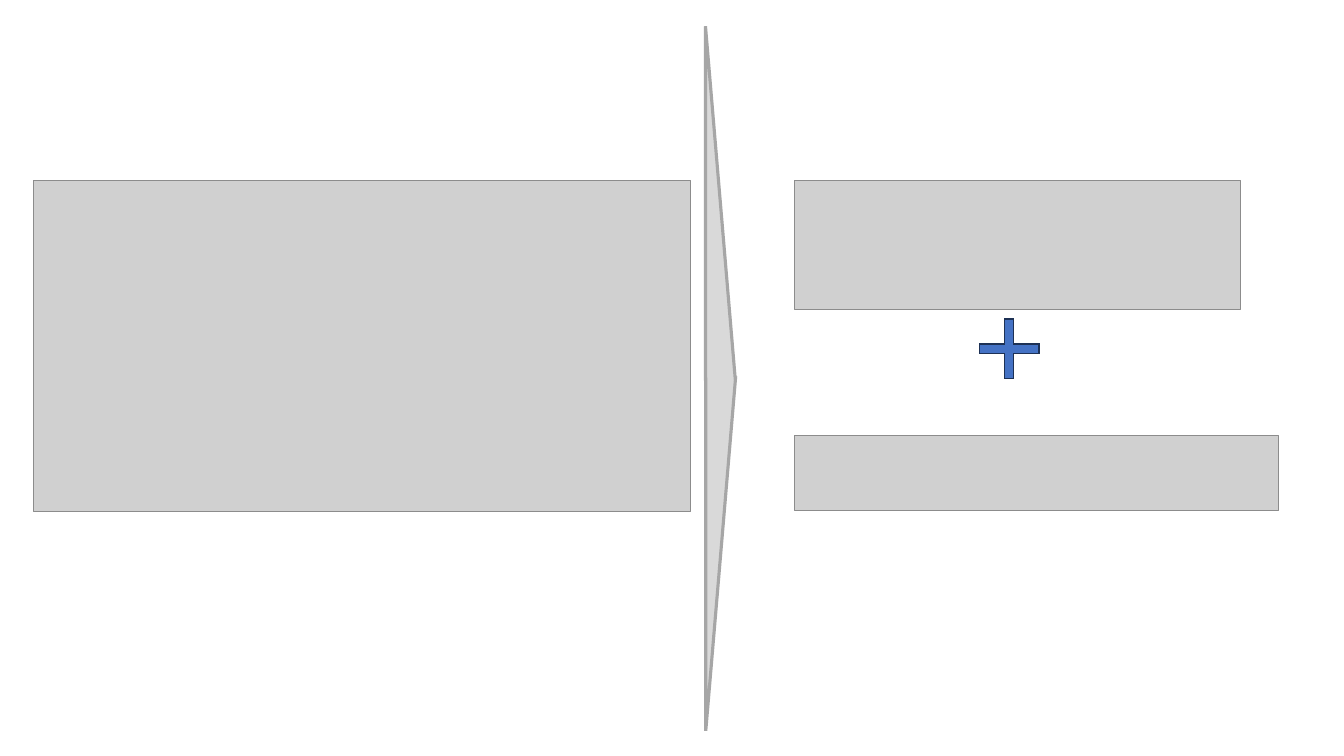
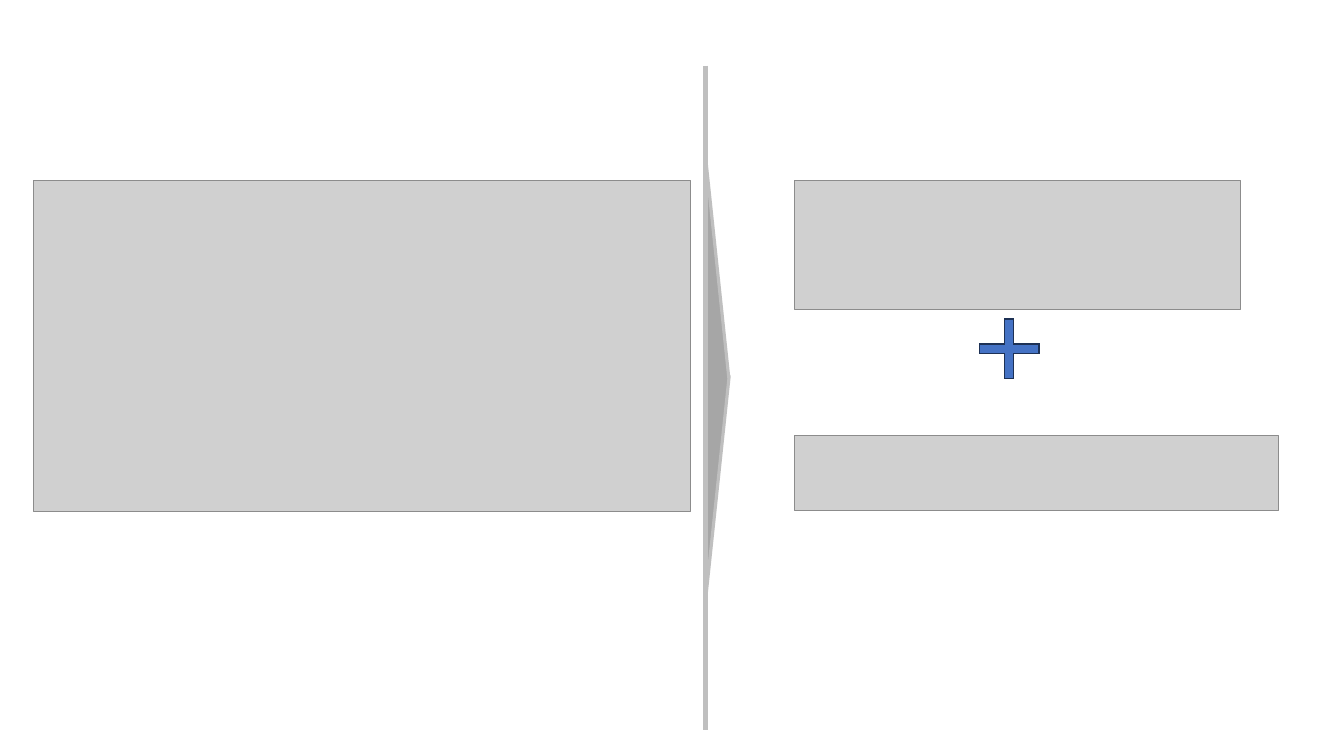
Before and after one commit to LearnWithLlew/TestingBetterWithApprovals.Slides, a slide deck: slide 20 of slides/Testing Better with Approvals.pptx. Drawn at 1344x756 pixels with LibreOffice and Linux fonts; fonts in the diff are those of the drawing; grey boxes stand for pictures. Boxes give left, top, right and bottom in pixels: in the first picture for what was removed or moved away, otherwise in the second. Text is boxed around its words. In the diff, an @@ line names an element or a change of style, - is before the commit and + after.

Commit message:
. d slides ->

```diff
--- a/slides/Testing Better with Approvals.pptx
+++ b/slides/Testing Better with Approvals.pptx
@@ line added from (706, 66) to (706, 730), #BFBFBF 3 pt @@
@@ freeform shape: place and size @@
-freeform shape at [706, 26, 736, 731]
+freeform shape at [706, 156, 729, 598]
@@ freeform shape at [706, 156, 729, 598]: fill #D9D9D9 to #A6A6A6; outline #A6A6A6 2.25 pt to #BFBFBF 2.25 pt @@
```
Also in this commit, not shown: 1 other slide changed.
